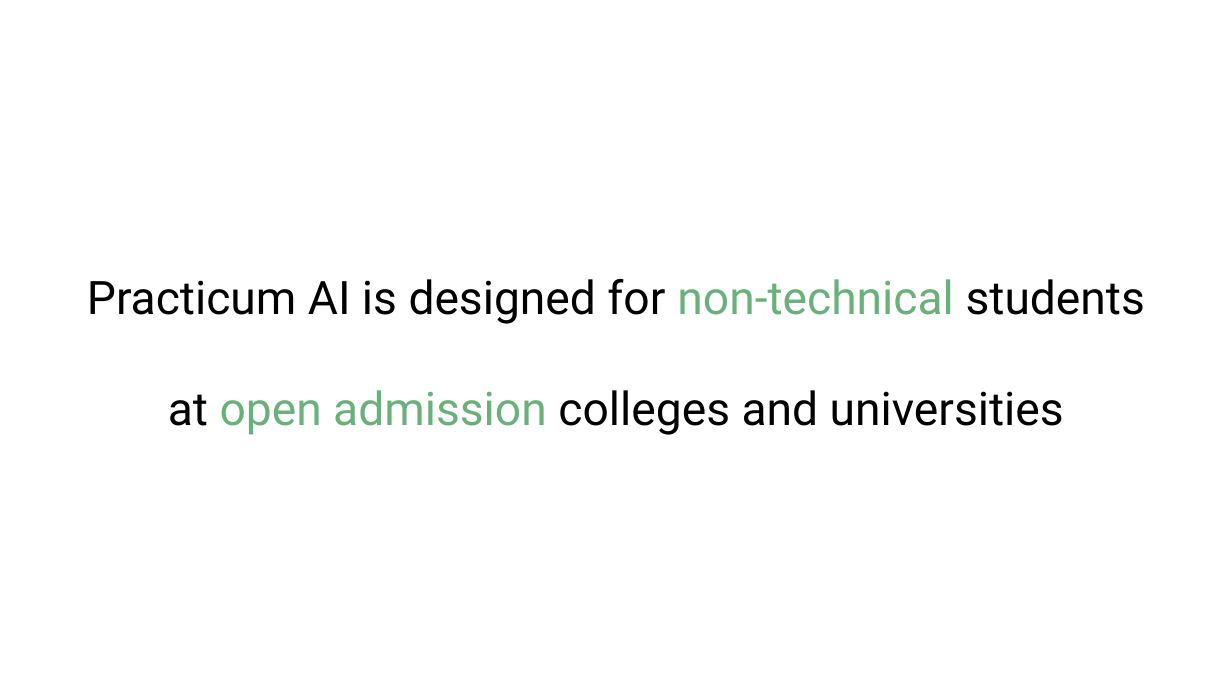
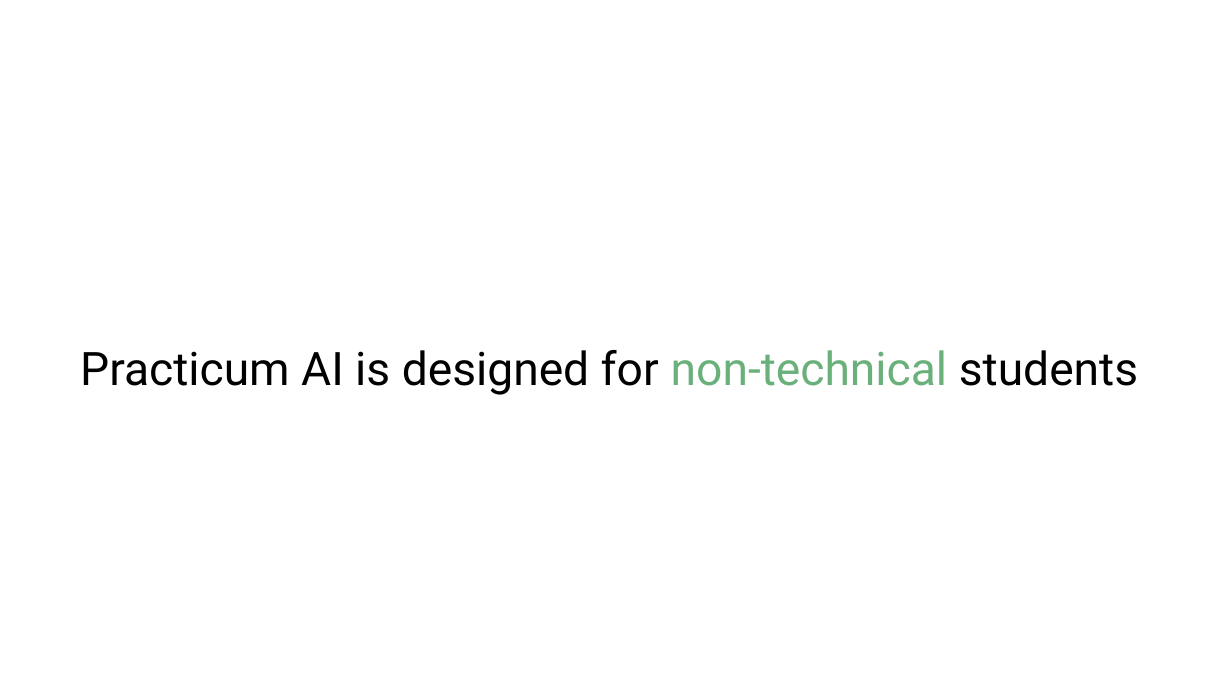
Before and after one commit to PracticumAI/what_is_ai, a slide deck: slide 4 of presentations/01.1_practicum_intro.pptx. Drawn at 1232x693 pixels with LibreOffice and Linux fonts; fonts in the diff are those of the drawing. Boxes give left, top, right and bottom in pixels: in the first picture for what was removed or moved away, otherwise in the second. Text is boxed around its words. In the diff, an @@ line names an element or a change of style, - is before the commit and + after.

Commit message:
Minor updates to intro.pptx & README.  Added RESOURCES.

```diff
--- a/presentations/01.1_practicum_intro.pptx
+++ b/presentations/01.1_practicum_intro.pptx
@@ text at bbox=[80, 350, 1138, 395]: text changed @@
-Practicum AI is designed for non-technical students at open admission colleges and universities
+Practicum AI is designed for non-technical students
```
Also in this commit, not shown: 2 other files.
